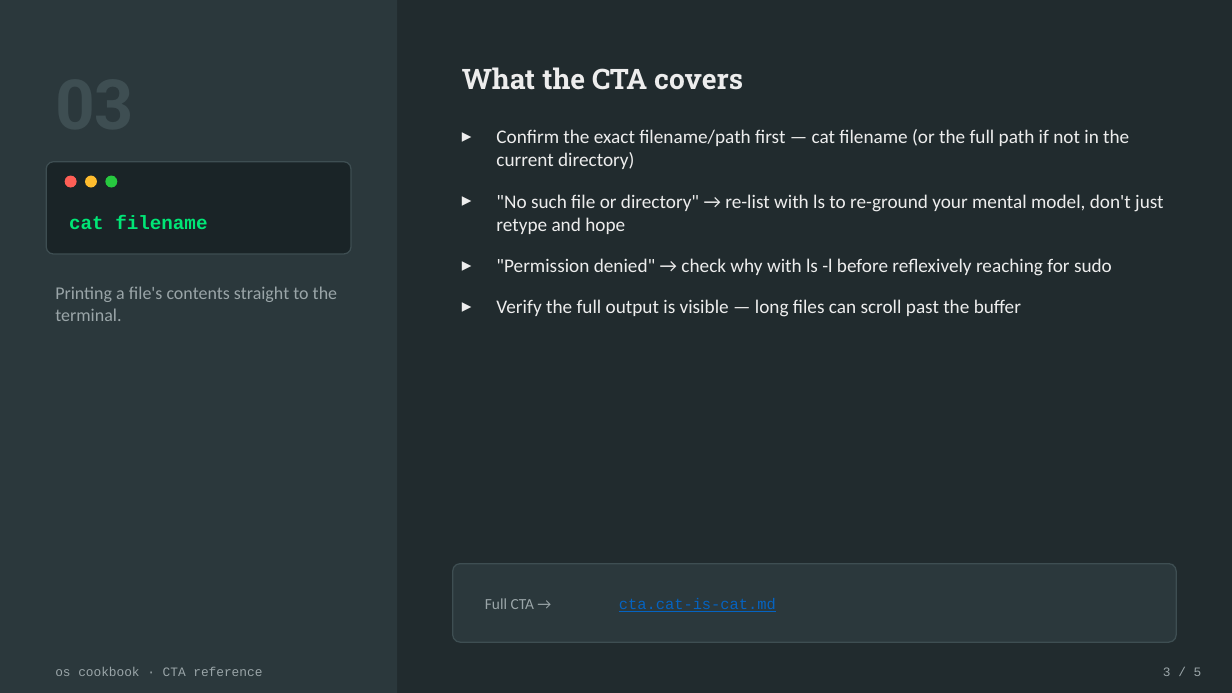
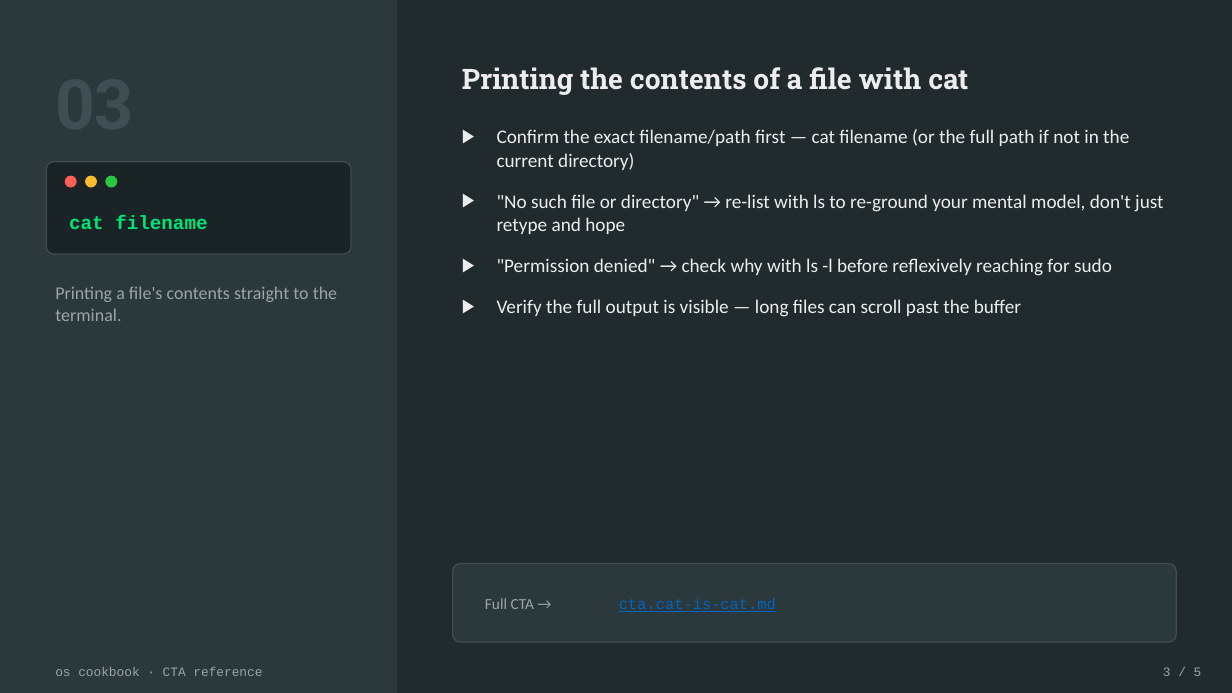
Before and after one commit to carteras/cookbook, a slide deck: slide 4 of os/lectures/11.S2.week1.1-operator-basics.pptx. Drawn at 1232x693 pixels with LibreOffice and Linux fonts; fonts in the diff are those of the drawing. Boxes give left, top, right and bottom in pixels: in the first picture for what was removed or moved away, otherwise in the second. Text is boxed around its words. In the diff, an @@ line names an element or a change of style, - is before the commit and + after.

```diff
--- a/os/lectures/11.S2.week1.1-operator-basics.pptx
+++ b/os/lectures/11.S2.week1.1-operator-basics.pptx
@@ text at box(462, 67, 968, 95): text changed @@
-What the CTA covers
+Printing the contents of a file with cat
@@ text "Confirm the exact filename/path first ..." at box(497, 129, 1163, 317): bullet ▸ to ▶ @@
```
Also in this commit, not shown: 4 other slides changed.
